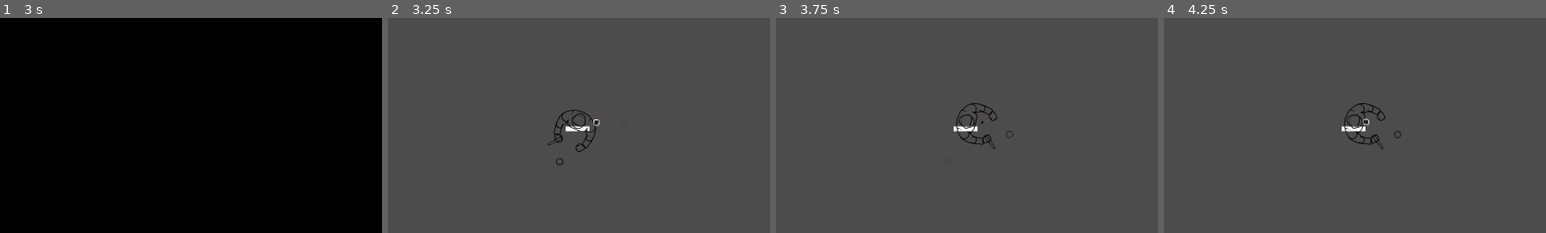
Above: before the commit, frames 1-4 (left to right).
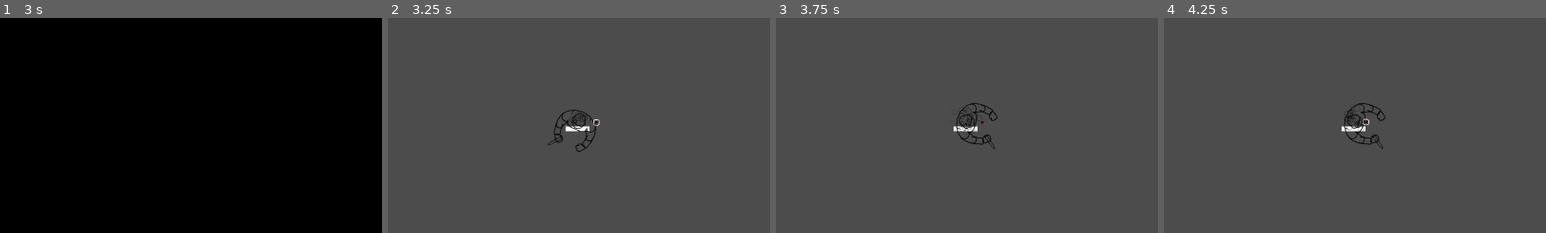
Above: after the commit, the same moments.

Repository: Jurubu-Entertainment/Project-Arena
Game: Godot game, scene res://scenes/interface/splash_screen/splash_screen.tscn
Same seed, same stepped clock (60 frames per second), same inputs: the game is played once before the commit and once after it.
Inputs (mouse positions are % of the whole screen's width and height, from its top left):
- Up to frame 1 (3 s): tap Enter (ui_accept) at 0.5, 0.77, 1.25, 1.52, 2 s; move the mouse to (72, 45) at 0.52 s; hold Right (ui_right) 0.53-1.28 s; move the mouse to (30, 55) at 1.27 s; hold Down (ui_down) 1.28-2.03 s; move the mouse to (60, 28) at 2.02 s; hold Right (ui_right) 2.03-2.78 s; move the mouse to (45, 70) at 2.77 s; hold Up (ui_up) from 2.78 s (still down)
- Up to frame 2 (3.25 s): keep holding Up (ui_up); tap Enter (ui_accept) at 3.02 s
- Up to frame 3 (3.75 s): tap Enter (ui_accept) at 3.5 s; move the mouse to (80, 65) at 3.52 s; release Up (ui_up) at 3.53 s; hold Left (ui_left) from 3.53 s (still down)
- Up to frame 4 (4.25 s): keep holding Left (ui_left); tap Enter (ui_accept) at 3.77 s
The pictures show only the part of the screen within x 25-75%, y 26-76%; the shares and areas given below are measured in that part.

Frame 1 is identical in both runs. In frame 2, less than 0.1% of the frame differs, in the area x 44-53%, y 45-69%; in frame 3, 0.1%, in the area x 47-62%, y 42-56%; in frame 4, 0.1%.
Error in both runs: Invalid operands 'Nil' and 'float' in operator '*'. (res://scripts/player/player.gd:43)

Commit message:
Changed player dodge particles

Diff:
--- a/godot/scenes/player/player.tscn
+++ b/godot/scenes/player/player.tscn
@@ -12,22 +12,30 @@
 [ext_resource path="res://assets/player/smoke_particle.png" type="Texture" id=10]
 
 [sub_resource type="Gradient" id=1]
-colors = PoolColorArray( 10, 10, 10, 0.5, 10, 10, 10, 0 )
+colors = PoolColorArray( 10, 10, 10, 1, 10, 10, 10, 0 )
 
 [sub_resource type="GradientTexture" id=2]
 gradient = SubResource( 1 )
+width = 4096
 
-[sub_resource type="Curve" id=3]
-_data = [ Vector2( 0, 1 ), 0.0, -0.505303, 0, 0, Vector2( 1, 0.477273 ), -0.376364, 0.0, 0, 0 ]
+[sub_resource type="Curve" id=8]
+_data = [ Vector2( 0, 0 ), 0.0, 1.84514, 0, 0, Vector2( 0.744565, 0.727273 ), -1.55016, 0.0, 0, 0 ]
 
-[sub_resource type="CurveTexture" id=4]
-curve = SubResource( 3 )
+[sub_resource type="CurveTexture" id=9]
+curve = SubResource( 8 )
 
 [sub_resource type="ParticlesMaterial" id=5]
+lifetime_randomness = 0.5
+flag_align_y = true
+flag_rotate_y = true
+flag_disable_z = true
+spread = 180.0
 gravity = Vector3( 0, 0, 0 )
-initial_velocity = 10.0
-scale_random = 1.0
-scale_curve = SubResource( 4 )
+initial_velocity = 100.0
+initial_velocity_random = 0.5
+orbit_velocity = 0.0
+orbit_velocity_random = 0.0
+scale_curve = SubResource( 9 )
 color_ramp = SubResource( 2 )
 
 [sub_resource type="CapsuleShape2D" id=6]
@@ -78,9 +86,8 @@
 [node name="Node2D2" type="Node2D" parent="."]
 
 [node name="Trail" type="Particles2D" parent="."]
-position = Vector2( 187, 4 )
-rotation = 1.5708
-amount = 10
+emitting = false
+amount = 40
 speed_scale = 2.0
 local_coords = false
 process_material = SubResource( 5 )
@@ -159,15 +166,18 @@
 texture = ExtResource( 7 )
 
 [node name="CollisionShape_1" type="CollisionShape2D" parent="."]
+visible = false
 position = Vector2( -2, 0 )
 shape = SubResource( 6 )
 
 [node name="CollisionShape_2" type="CollisionShape2D" parent="."]
+visible = false
 position = Vector2( -2, -48 )
 rotation = 0.634318
 shape = SubResource( 7 )
 
 [node name="CollisionShape_3" type="CollisionShape2D" parent="."]
+visible = false
 position = Vector2( -2, 48 )
 rotation = -0.633555
 shape = SubResource( 7 )
--- a/godot/scripts/player/player.gd
+++ b/godot/scripts/player/player.gd
@@ -40,7 +40,7 @@
 			can_dodge = false
 			dodging = true
 			origin = global_position
-			_velocity = move_and_slide(direction * speed * 120
+			_velocity = move_and_slide(direction * speed * 180
 			)
 			new_pos = global_position
 			global_position = origin
